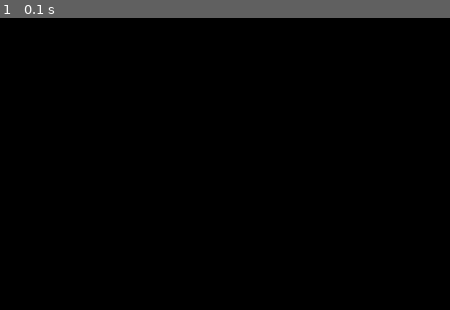
Above: before the commit, frame 1.
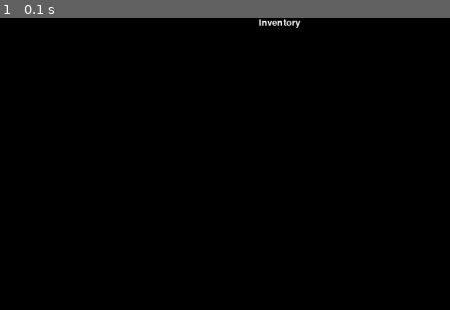
Above: after the commit, the same moment.

Repository: kcunning/Katie-s-Rougish-PyGame
Game: pygame game, started from rogue.py
The game is run twice, just before and just after one commit, with the same random seed, the same clock (stepped at 60 frames per second) and the same inputs. The source is Python 2; it was converted automatically to run under Python 3.
Inputs:
- Up to frame 1 (0.1 s): no input
The pictures show only the part of the screen within x 50-100%, y 0-50%; the shares and areas given below are measured in that part.

The runs differ from the first frame. In frame 1, 0.2% of the frame differs, in the area x 57-67%, y 0-4%.

Commit message:
There is now an inventory.

Diff:
--- a/rogue.py
+++ b/rogue.py
@@ -11,7 +11,8 @@
 ALL_TREASURES = {
                         "hat": "Quite cunning",
                         "sqord": "Knock-off sword. Probably from Ikea.",
-                        "book": "What the hell are you going to do with this?"
+                        "book": "What the hell are you going to do with this?",
+			"rainbow": "Joy in a box."
                         }
 LONG_STRING = "X" * 50
 
@@ -87,6 +88,26 @@
 		for row in self.cleared:
 			print row, row.__len__()
 
+class Inventory(object):
+	''' The inventory for the player.
+	'''
+
+	def __init__(self):
+		''' Sets up the initial blank inventory.
+		'''
+		self.inventory = {}
+
+	def get_items(self):
+		return self.inventory.keys()
+
+	def add_to_inventory(self, item):
+		''' Adds an item to the inventory
+		'''
+		try:
+			self.inventory[item] += 1
+		except:
+			self.inventory[item] = 1
+
 class Game(object):
 	''' The game object. Controls rendering the game and moving the player.
 	'''
@@ -96,8 +117,10 @@
 		'''
 		self.screen = pygame.display.set_mode((1280, 832))
 		self.font = pygame.font.SysFont(None, 48)
+		self.small_font = pygame.font.SysFont(None, 20)
 		self.draw_alert("Welcome to Katie's Roguelike!")
-		self.treasures = []
+		self.inventory = Inventory()
+		self.inventory_screen = self.small_font.render("Inventory", True, WHITE, BLACK)
 		self.player = pygame.image.load('dude.png')
 		self.bg = pygame.image.load('rainbowbg.png')
 		self.clock = pygame.time.Clock()
@@ -111,6 +134,7 @@
 		self.screen.blit(self.bg, (0,0))
 		self.draw_treasure()
 		self.draw_darkness()
+		self.draw_inventory()
                 self.screen.blit(self.player, self.position)
 		self.screen.blit(self.alert, (0, 790))
 		self.run()
@@ -126,9 +150,21 @@
 			pass
 		self.alert = self.font.render(alert, True, color, BLACK)
 
+	def draw_inventory(self):
+		self.screen.blit(self.inventory_screen, (1008, 0))
+		items = self.inventory.get_items()
+		for i in range(items.__len__()):
+			line = self.small_font.render(LONG_STRING, True, BLACK, BLACK)
+			self.screen.blit(line, (1008, ((i+1)*15)))
+		pygame.display.flip()
+		for item in items:
+			line = self.small_font.render(item, True, WHITE, BLACK)
+			self.screen.blit(line, (1008, (items.index(item)+1)*15))
+		pygame.display.flip()
+
 	def add_treasure(self, treasure):
-		self.treasures.append(treasure)
 		text = "You found a %s. %s" % (treasure.title, treasure.description)
+		self.inventory.add_to_inventory(treasure.title)
 		self.draw_alert(text)
 
 	def draw_treasure(self):
@@ -167,6 +203,7 @@
 		treasure = self.map.clear_treasure(self.position)
 		if treasure:
 			self.add_treasure(treasure)
+			self.draw_inventory()
 		self.screen.blit(self.bg, (0, 0))
 		self.draw_treasure()
 		self.draw_darkness()
